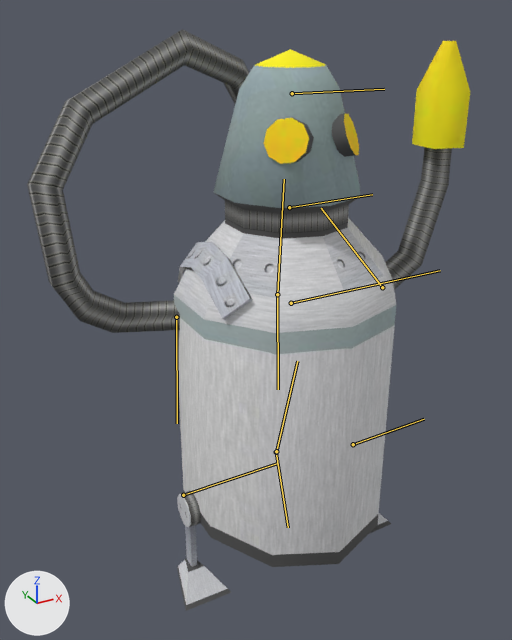
What one commit did to the FBX model Assets/Characters/Models/FIREMANBOT_MESH.FBX.
Both versions are drawn from a camera (50 mm lens) standing at (-2.33, -3.9, 3.86) and looking at (-0.05, 0.24, 1.79). The lights are fixed; the arrows at lower left show +X, +Y and +Z. Both versions are drawn at frame 2 of the action 'Take 001'; the numbers are the values there. The bones that bend it are drawn over the model as lines.

In view in the first picture: 'FiremanBot'.
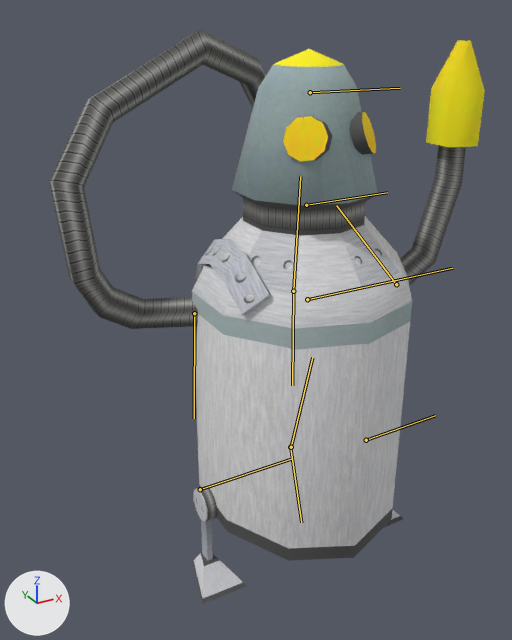
The change in detail:
Bone 'FIREMANBOT_Head' (bone_firemanbot_head) moves from (2.2, -219.3, 0.0) to (2.2, -214.3, 0.0).

What differs and where, as boxes (x1, y1, x2, y2) in the pictures (512 x 640 px):
'FiremanBot', posed
    before: (27, 29, 470, 611)
    after: (49, 29, 485, 604)
bone 'FIREMANBOT_Head', root to tip
    before: (292, 93) to (384, 89)
    after: (310, 92) to (400, 88)
